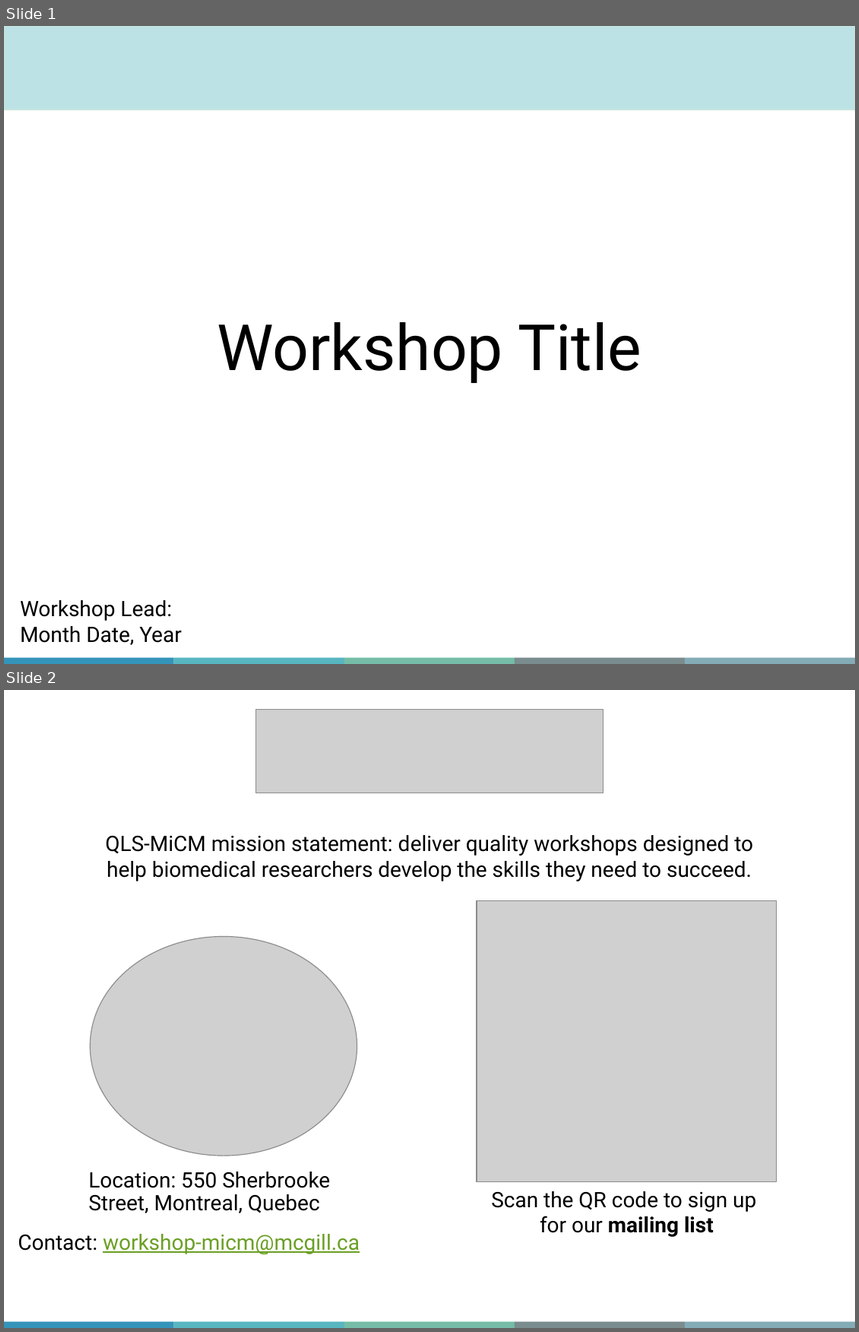
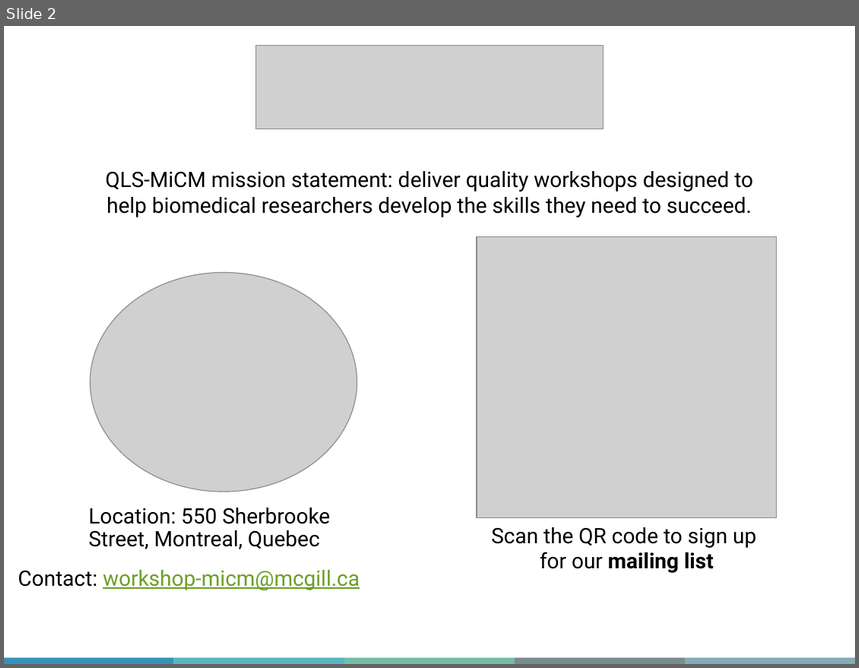
Before and after one commit to XiaoqiXie98/discovery_day, a slide deck: Slides/QLS-MiCM Workshop PPT Slides Template.pptx. Shown one above the other, each under a label of ours: slides 1 and 2 before the commit, slide 2 after it. The pictures are 859x1332 and 859x668 pixels, drawn with LibreOffice and Linux fonts; fonts in the diff are those of the drawing; grey boxes stand for pictures; background and template pictures are left out. Boxes give left, top, right and bottom in pixels: in the first picture for what was removed or moved away, otherwise in the second. Text is boxed around its words. In the diff, an @@ line names an element or a change of style, - is before the commit and + after.

```diff
--- a/Slides/QLS-MiCM Workshop PPT Slides Template.pptx
+++ b/Slides/QLS-MiCM Workshop PPT Slides Template.pptx
@@ slide 1 removed at [4, 26, 855, 664], background #FFFFFF; not listed: 5 template elements that a slide beside it also shows @@
@@ rectangle removed at [4, 26, 855, 110] @@
@@ title removed at [217, 322, 642, 383] @@
-Workshop Title
@@ text removed at [20, 601, 181, 645] @@
-Workshop Lead:
-Month Date, Year
```
Also in this commit, not shown: 14 slides added, 3 other slides removed.
